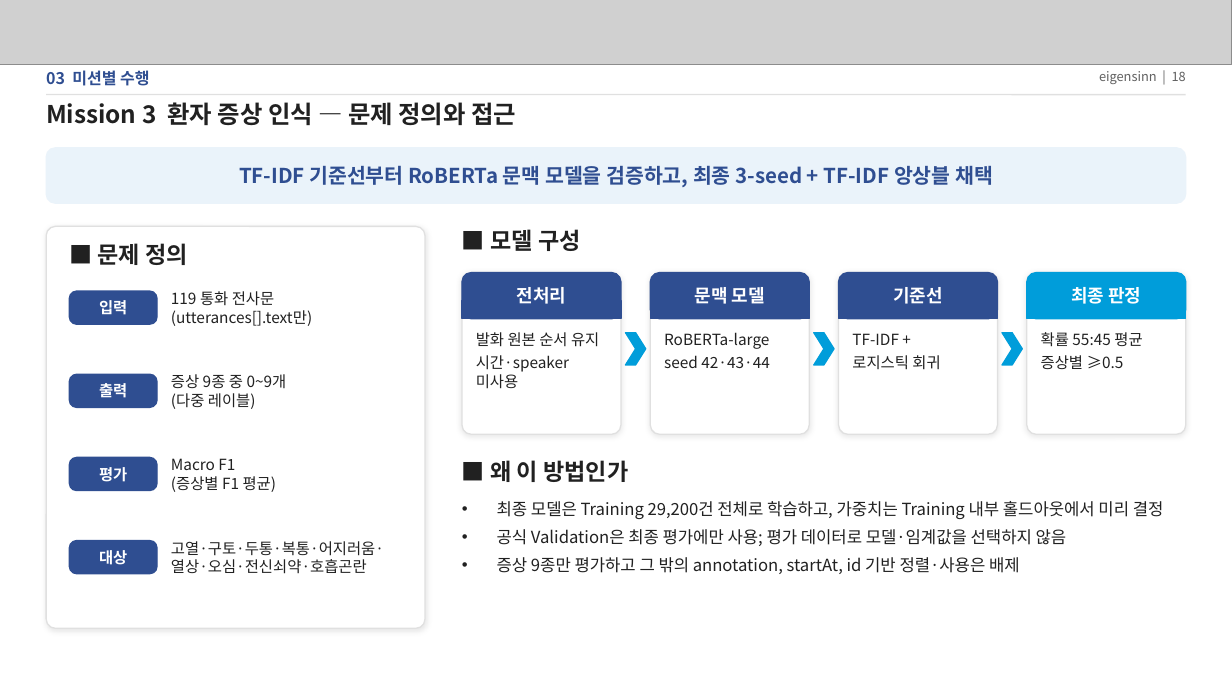
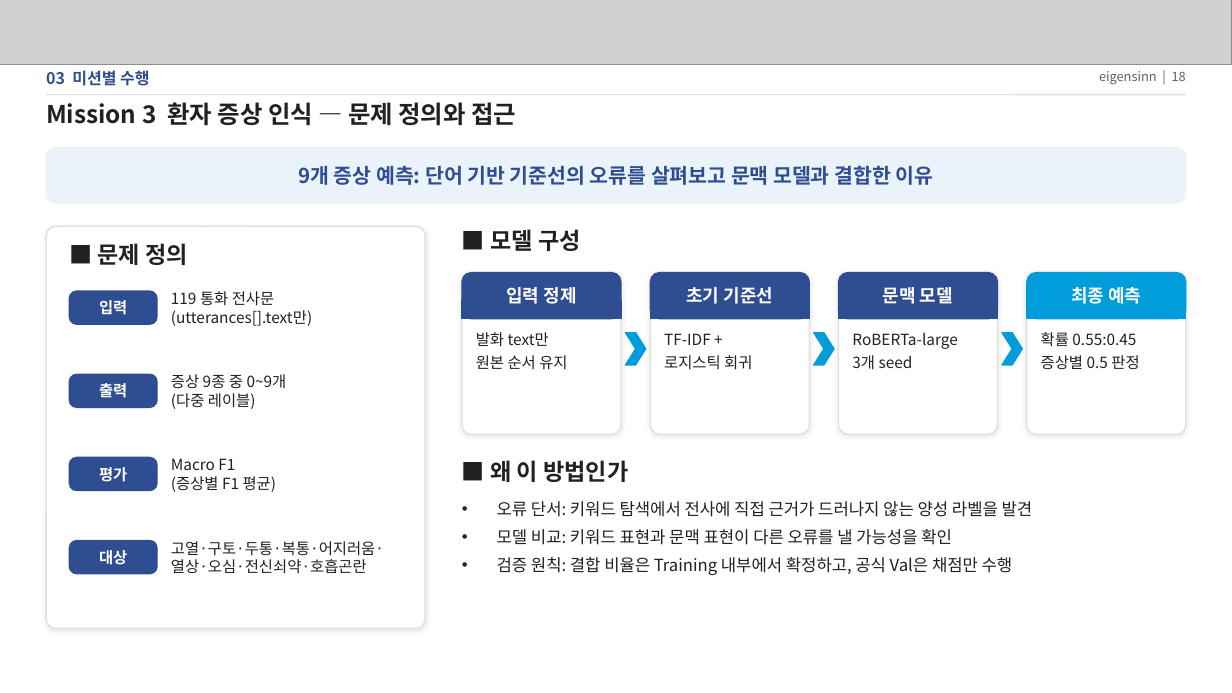
Before and after one commit to eigensinn-dcc2026/prelim, a slide deck: slide 18 of ppt/DCC2026_예선_결과정리.pptx. Drawn at 1232x693 pixels with LibreOffice and Linux fonts; fonts in the diff are those of the drawing; grey boxes stand for pictures. Boxes give left, top, right and bottom in pixels: in the first picture for what was removed or moved away, otherwise in the second. Text is boxed around its words. In the diff, an @@ line names an element or a change of style, - is before the commit and + after.

```diff
--- a/ppt/DCC2026_예선_결과정리.pptx
+++ b/ppt/DCC2026_예선_결과정리.pptx
@@ text at [298, 165, 934, 185]: text changed @@
-TF-IDF 기준선부터 RoBERTa 문맥 모델을 검증하고, 최종 3-seed + TF-IDF 앙상블 채택
+9개 증상 예측: 단어 기반 기준선의 오류를 살펴보고 문맥 모델과 결합한 이유
@@ text at [506, 287, 576, 304]: text changed @@
-전처리
+입력 정제
@@ text at [686, 287, 773, 304]: text changed @@
-문맥 모델
+초기 기준선
@@ text at [883, 287, 953, 304]: text changed @@
-기준선
+문맥 모델
@@ text at [1071, 287, 1141, 304]: text changed @@
-최종 판정
+최종 예측
@@ text at [476, 332, 567, 370]: text changed @@
-발화 원본 순서 유지
-시간·speaker 미사용
+발화 text만
+원본 순서 유지
@@ text at [664, 333, 752, 370]: text changed @@
-RoBERTa-large
-seed 42·43·44
+TF-IDF +
+로지스틱 회귀
@@ text at [852, 332, 957, 370]: text changed @@
-TF-IDF +
-로지스틱 회귀
+RoBERTa-large
+3개 seed
@@ text at [1041, 332, 1139, 369]: text changed @@
-확률 55:45 평균
-증상별 ≥0.5
+확률 0.55:0.45
+증상별 0.5 판정
@@ text at [497, 501, 1033, 575]: text changed @@
-• 최종 모델은 Training 29,200건 전체로 학습하고, 가중치는 Training 내부 홀드아웃에서 미리 결정
-• 공식 Validation은 최종 평가에만 사용; 평가 데이터로 모델·임계값을 선택하지 않음
-• 증상 9종만 평가하고 그 밖의 annotation, startAt, id 기반 정렬·사용은 배제
+• 오류 단서: 키워드 탐색에서 전사에 직접 근거가 드러나지 않는 양성 라벨을 발견
+• 모델 비교: 키워드 표현과 문맥 표현이 다른 오류를 낼 가능성을 확인
+• 검증 원칙: 결합 비율은 Training 내부에서 확정하고, 공식 Val은 채점만 수행
```
Also in this commit, not shown: 2 other slides changed.
